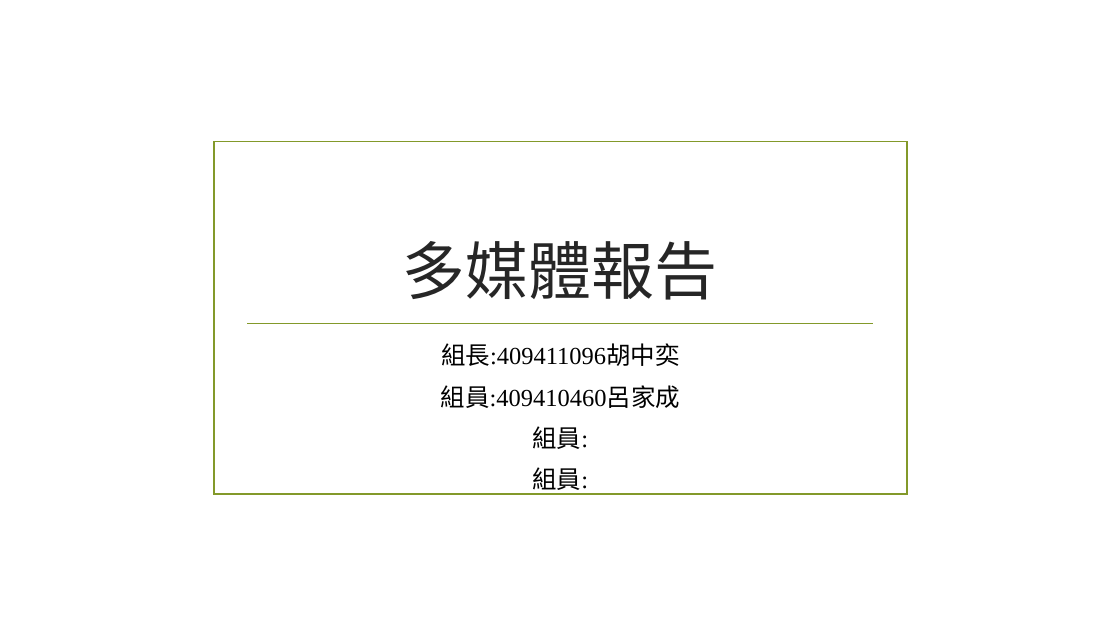
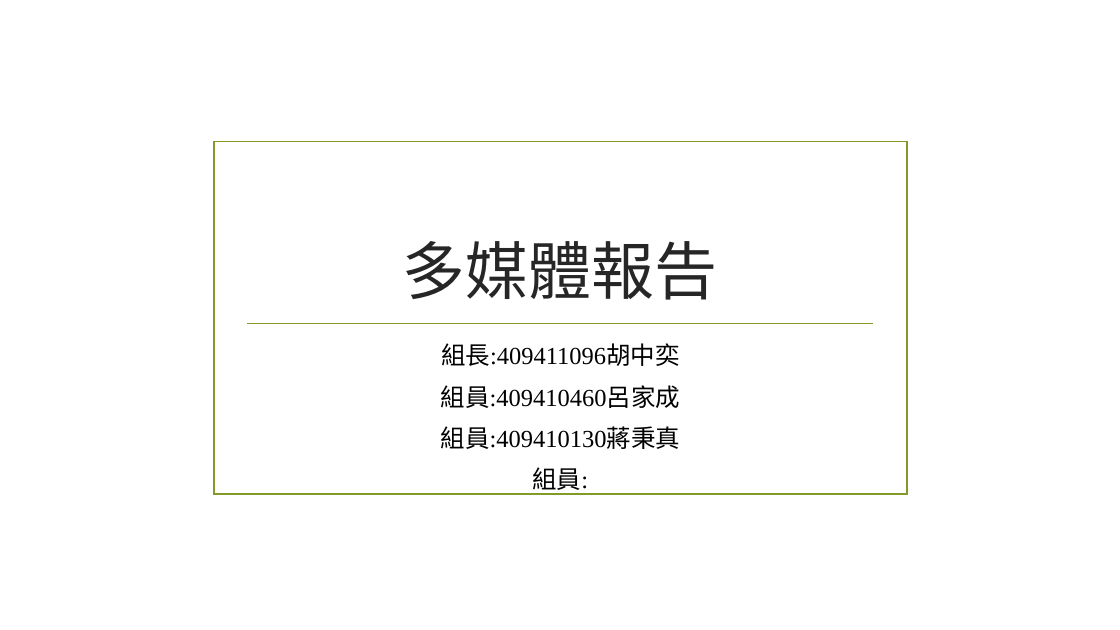
Before and after one commit to Benson19941/paper.github.io, a slide deck: slide 1 of 多媒體報告.pptx. Drawn at 1120x630 pixels with LibreOffice and Linux fonts; fonts in the diff are those of the drawing; background and template pictures are left out. Boxes give left, top, right and bottom in pixels: in the first picture for what was removed or moved away, otherwise in the second. Text is boxed around its words. In the diff, an @@ line names an element or a change of style, - is before the commit and + after.

```diff
--- a/多媒體報告.pptx
+++ b/多媒體報告.pptx
@@ subtitle at (x1=441, y1=426, x2=681, y2=449): paragraph added @@
+組員:409410130蔣秉真
```
